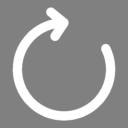
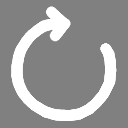
Two versions of the same layered image (128x128). Layer-by-layer changes:
added layer "BG" above "Refresh.png" over [11, 6, 117, 121]
